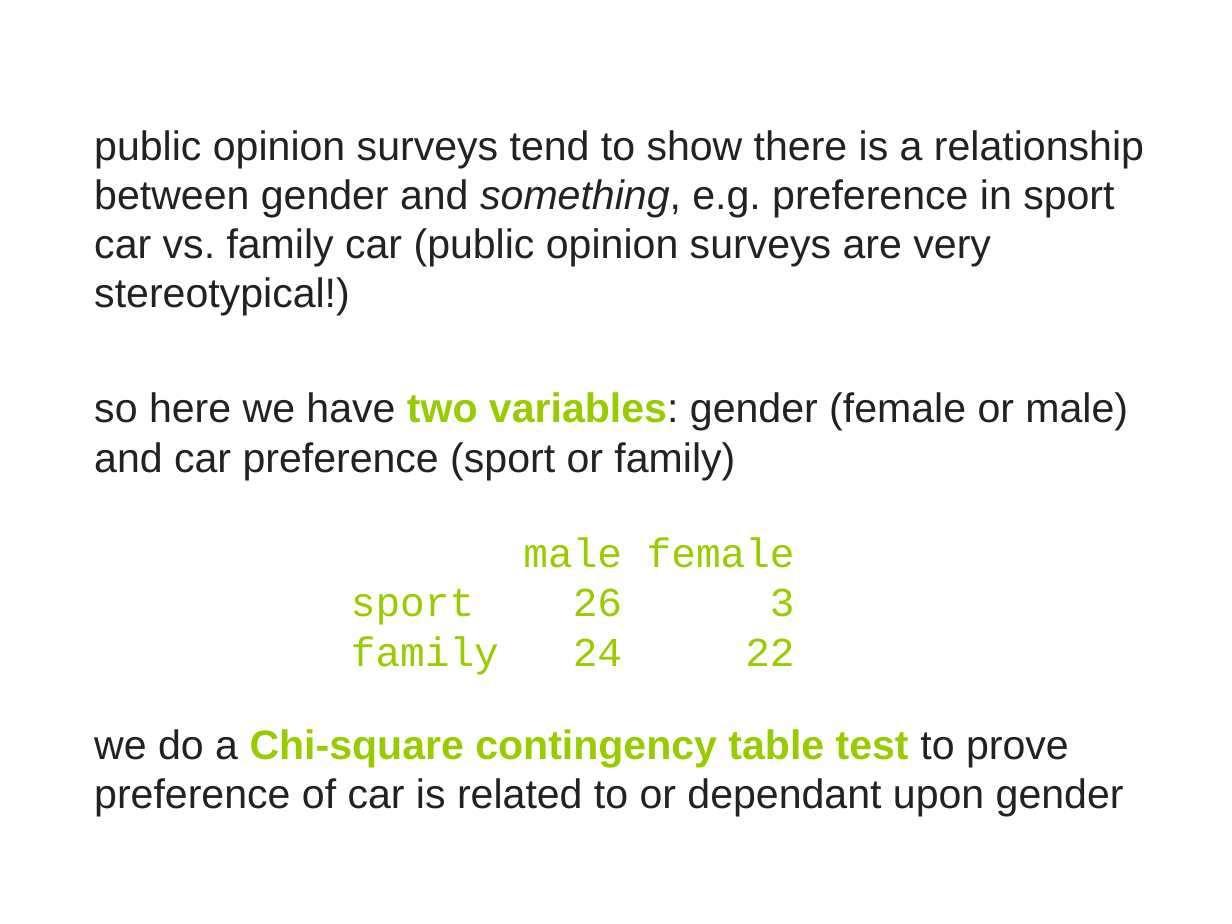
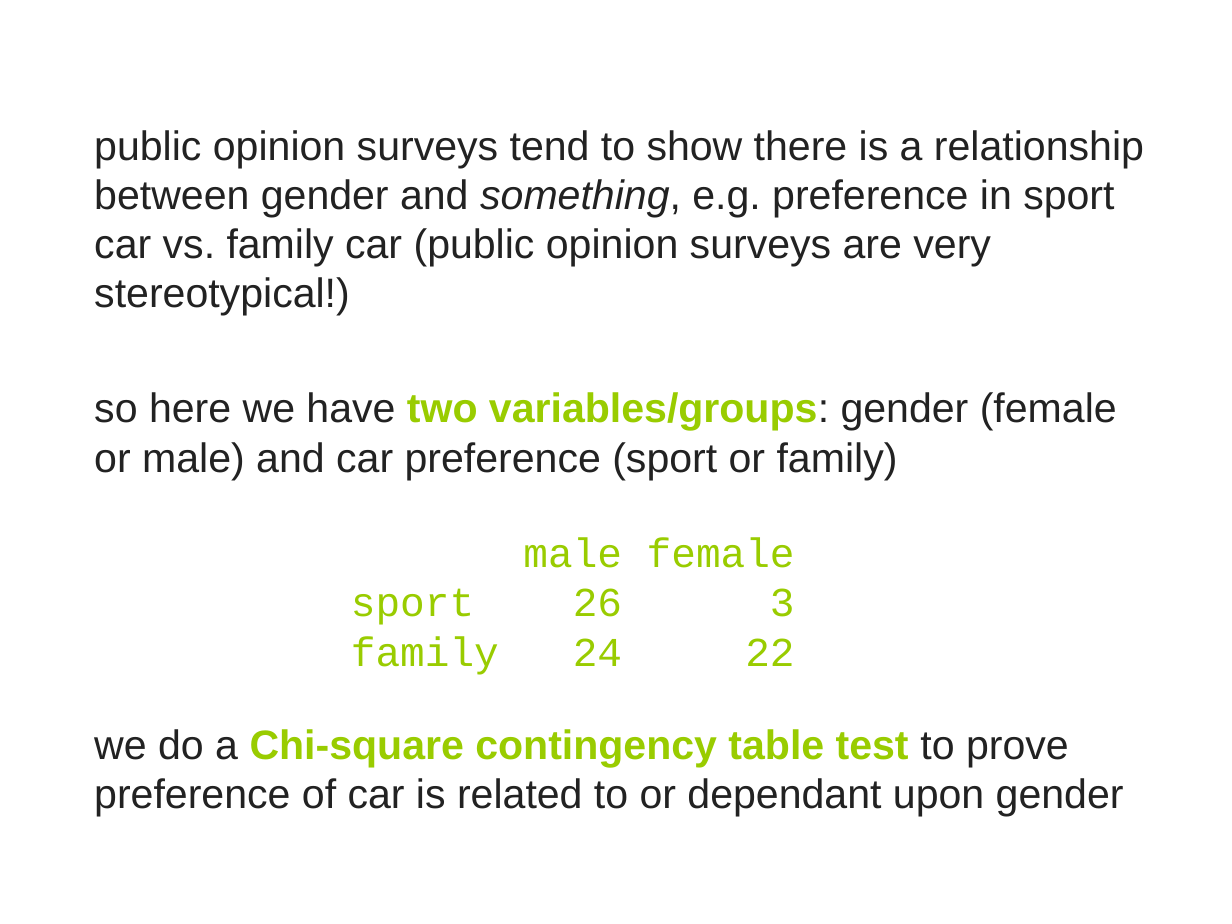
Before and after one commit to coms10011/2018_19, a slide deck: slide 16 of 17_CategoricalCHIsquare/17-Roudaut-stats- ChiSquare-30min.pptx (slide 15 before the commit). Drawn at 1232x924 pixels with LibreOffice and Linux fonts; fonts in the diff are those of the drawing. Boxes give left, top, right and bottom in pixels: in the first picture for what was removed or moved away, otherwise in the second. Text is boxed around its words. In the diff, an @@ line names an element or a change of style, - is before the commit and + after.

```diff
--- a/17_CategoricalCHIsquare/17-Roudaut-stats- ChiSquare-30min.pptx
+++ b/17_CategoricalCHIsquare/17-Roudaut-stats- ChiSquare-30min.pptx
@@ text at <box>94,392,1117,480</box>: text changed @@
-so here we have two variables: gender (female or male) and car preference (sport or family)
+so here we have two variables/groups: gender (female or male) and car preference (sport or family)
```
Also in this commit, not shown: 4 other slides changed, 1 slide added, 1 other file.
